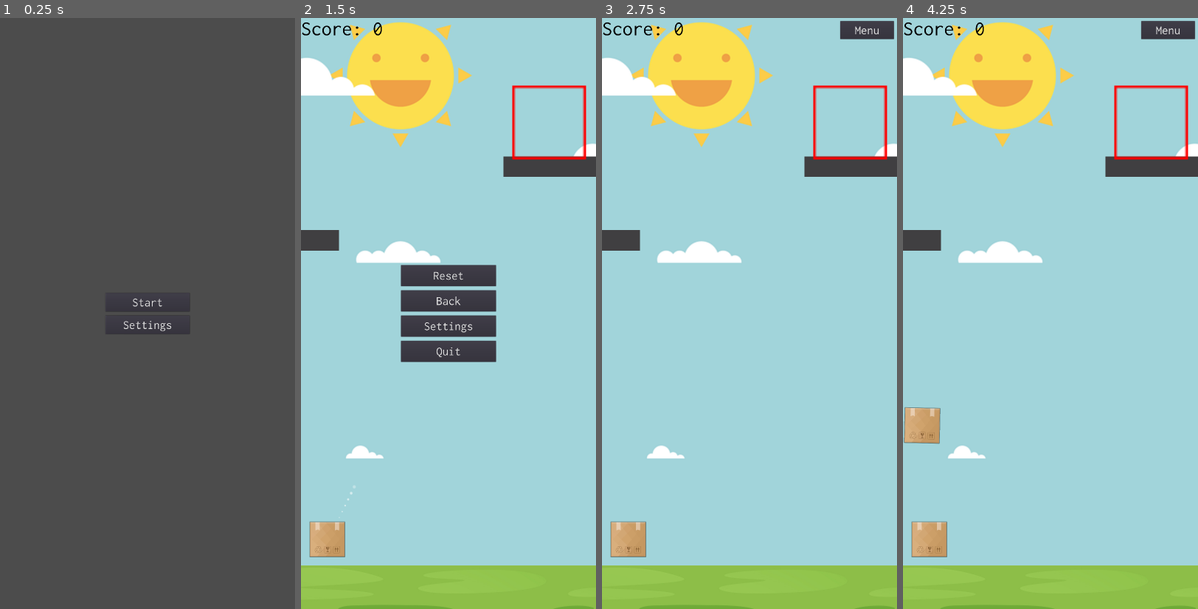
Above: before the commit, frames 1-4 (left to right).
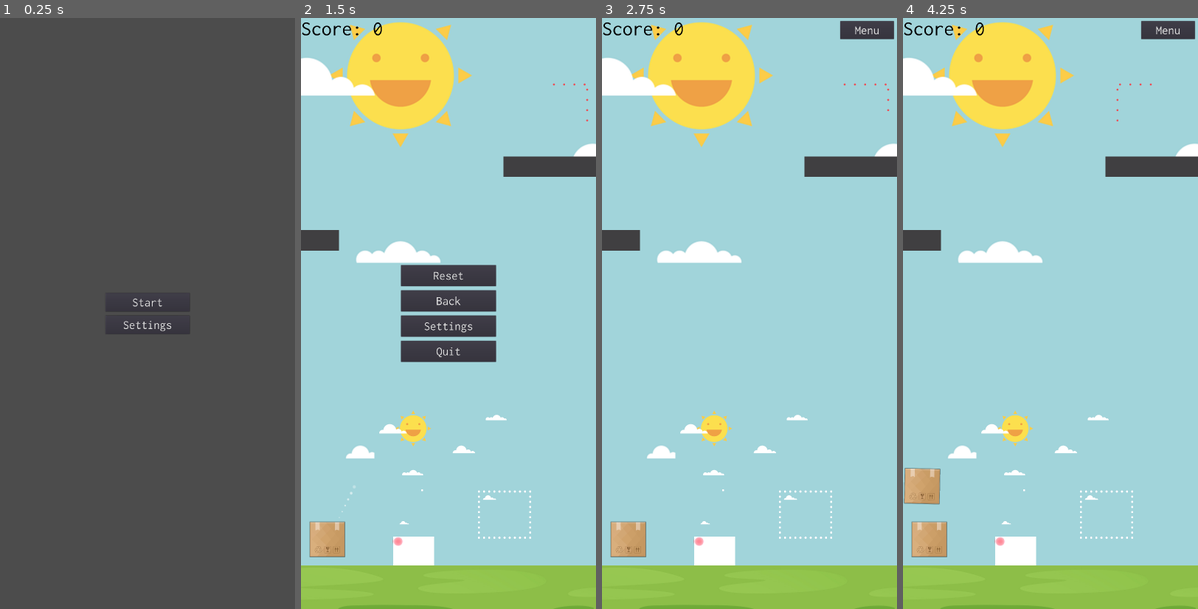
Above: after the commit, the same moments.

Repository: yakoup46/mygame
Game: Godot game, scene res://UI.tscn
Same seed, same stepped clock (60 frames per second), same inputs: the game is played once before the commit and once after it.
Inputs (mouse positions are in pixels of both pictures, inside the frame that each line leads up to):
- Up to frame 1 (0.25 s): no input
- Up to frame 2 (1.5 s): click "Start" at 0.5 s; click "Menu" at 1.25 s
- Up to frame 3 (2.75 s): click "Reset" at 2 s
- Up to frame 4 (4.25 s): tap Enter at 2.75 s; move the mouse to (1115, 283) at 2.77 s; click (1115, 283) at 2.92 s; tap Space at 3.5 s; drag from (991, 343) to (929, 538) at 3.52 s

The runs differ from the first frame. In frame 2, 2.1% of the frame differs, in the area x 24-98%, y 11-93%; in frame 3, 2.1%; in frame 4, 3.6%, in the area x 0-97%, y 11-93%.

Commit message:
some stuff

Diff:
--- a/Box/RigidBody2D.gd
+++ b/Box/RigidBody2D.gd
@@ -27,7 +27,7 @@
 			#var extra = 2000 + ((1 - (window.x/float(1440))) * 2000)
 			#print(extra)
 
-				apply_central_impulse(Vector2(dir.x, -sqrt(abs(dir.y*(8000)))))
+				apply_central_impulse(Vector2(dir.x, -sqrt(abs(dir.y*(2000)))))
 				angular_velocity = dir.normalized().x
 
 func _physics_process(delta):
--- /dev/null
+++ b/Dots.gd
@@ -0,0 +1,87 @@
+extends Node2D
+
+export (Texture) var circle
+
+var sprite
+
+var glow
+var noglow
+
+var dots = []
+var onDot = 0
+var mDot
+
+var _timer
+
+func _ready():
+	glow = CanvasItemMaterial.new()
+	glow.blend_mode = BLEND_MODE_ADD
+
+	noglow = CanvasItemMaterial.new()
+	noglow.blend_mode = BLEND_MODE_DISABLED
+
+	sprite = Sprite.new()
+	sprite.texture = circle
+	sprite.material = glow
+
+	_timer = Timer.new()
+	add_child(_timer)
+
+	_timer.connect("timeout", self, "_on_Timer_timeout")
+	_timer.set_wait_time(0.05)
+	_timer.set_one_shot(false) # Make sure it loops
+	_timer.start()
+
+	build_box()
+	pass
+
+func _on_Timer_timeout():
+	mDot.position = dots[onDot].position
+#	var lastDot = dots[onDot - 1]
+#	var dot = dots[onDot]
+#
+#	if (dot.material.blend_mode == BLEND_MODE_ADD):
+#		dot.material = noglow
+#		lastDot.material = glow
+#	else:
+#		dot.material = glow
+#		lastDot.material = noglow
+#
+	onDot += 1
+#
+	if (onDot >= dots.size()):
+		onDot = 0
+
+func build_box():
+	for i in range(0, 10):
+		var c = sprite.duplicate()
+
+		c.position = Vector2(i * 25, 0)
+		add_child(c)
+		dots.append(c)
+
+	for i in range(0, 10):
+		var c = sprite.duplicate()
+
+		c.position = Vector2(250, i * 25)
+		add_child(c)
+		dots.append(c)
+
+	for i in range(0, 10):
+		var c = sprite.duplicate()
+
+		c.position = Vector2(225 - (i * 25), 225)
+		add_child(c)
+		dots.append(c)
+
+	for i in range(1, 9):
+		var c = sprite.duplicate()
+
+		c.position = Vector2(0, 225 - (i * 25))
+		add_child(c)
+		dots.append(c)
+
+	mDot = sprite.duplicate()
+	mDot.position = Vector2(0,0)
+	mDot.modulate = Color.green
+	add_child(mDot)
--- /dev/null
+++ b/Dots.shader
@@ -0,0 +1,20 @@
+shader_type canvas_item;
+
+vec4 sample_glow_pixel(sampler2D tex, vec2 uv) {
+    float hdr_threshold = 0.1; // Exagerated, almost everything will glow
+    return max(textureLod(tex, uv, 2.0) - hdr_threshold, vec4(0.0));
+}
+
+void fragment() {
+    vec2 ps = SCREEN_PIXEL_SIZE;
+    // Get blurred color from pixels considered glowing
+    vec4 col0 = sample_glow_pixel(SCREEN_TEXTURE, SCREEN_UV + vec2(-ps.x, 0));
+    vec4 col1 = sample_glow_pixel(SCREEN_TEXTURE, SCREEN_UV + vec2(ps.x, 0));
+    vec4 col2 = sample_glow_pixel(SCREEN_TEXTURE, SCREEN_UV + vec2(0, -ps.y));
+    vec4 col3 = sample_glow_pixel(SCREEN_TEXTURE, SCREEN_UV + vec2(0, ps.y));
+
+    vec4 col = texture(SCREEN_TEXTURE, SCREEN_UV);
+    vec4 glowing_col = 0.25 * (col0 + col1 + col2 + col3);
+
+    COLOR = vec4(col.rgb + glowing_col.rgb, col.a);
+}
--- /dev/null
+++ b/Dots.tres
@@ -0,0 +1,4 @@
+[gd_resource type="CanvasItemMaterial" format=2]
+
+[resource]
+blend_mode = 1
--- /dev/null
+++ b/Dots.tscn
@@ -0,0 +1,37 @@
+[gd_scene load_steps=8 format=2]
+
+[ext_resource path="res://Dots.gd" type="Script" id=1]
+[ext_resource path="res://red_circle.png" type="Texture" id=2]
+[ext_resource path="res://sky.png" type="Texture" id=3]
+[ext_resource path="res://Dots.shader" type="Shader" id=4]
+[ext_resource path="res://bdot.png" type="Texture" id=5]
+
+[sub_resource type="ShaderMaterial" id=2]
+shader = ExtResource( 4 )
+
+[sub_resource type="CanvasItemMaterial" id=1]
+blend_mode = 1
+
+[node name="Dots" type="Node2D"]
+position = Vector2( 498.465, 654.788 )
+script = ExtResource( 1 )
+circle = ExtResource( 2 )
+
+[node name="sky" type="Sprite" parent="."]
+position = Vector2( -157.793, -40.1462 )
+texture = ExtResource( 3 )
+
+[node name="red_circle4" type="Sprite" parent="."]
+position = Vector2( -394.851, 243.804 )
+scale = Vector2( 5, 5 )
+texture = ExtResource( 2 )
+
+[node name="bdot" type="Sprite" parent="."]
+material = SubResource( 2 )
+position = Vector2( -318.405, 319.671 )
+texture = ExtResource( 5 )
+
+[node name="red_circle2" type="Sprite" parent="."]
+material = SubResource( 1 )
+position = Vector2( -277.544, -6.20624 )
+texture = ExtResource( 2 )
--- a/Game.gd
+++ b/Game.gd
@@ -52,12 +52,12 @@
 		add_child(currentBox)
 
 	if (score == 1):
+		$LandingZone.get_node("Red").visible = true
+		$Playground.visible = false
+
+	if (score == 0):
 		$LandingZone.get_node("Red").visible = false
 		$Playground.visible = true
-
-	if (score == 0):
-		$LandingZone.get_node("Red").visible = true
-		$Playground.visible = false
 
 func isInside(area, box):
 	var boxPos = box.global_position
--- a/Game.tscn
+++ b/Game.tscn
@@ -9,6 +9,7 @@
 [ext_resource path="res://LandingZone.tscn" type="PackedScene" id=7]
 [ext_resource path="res://Inconsolata.otf" type="DynamicFontData" id=8]
 [ext_resource path="res://Playground.tscn" type="PackedScene" id=9]
+[ext_resource path="res://Dots.tscn" type="PackedScene" id=10]
 
 [sub_resource type="PhysicsMaterial" id=1]
 rough = true
@@ -76,3 +77,6 @@
 [node name="Playground" parent="." instance=ExtResource( 9 )]
 position = Vector2( 1046.93, 674.276 )
 z_index = 1
+
+[node name="Dots" parent="." instance=ExtResource( 10 )]
+position = Vector2( 868.733, 2307.77 )
--- a/TweenNode.gd
+++ b/TweenNode.gd
@@ -22,7 +22,6 @@
 
 # Enums
 
-
 func _init(texture, position, i):
 	sprite = Sprite.new()
 	sprite.texture = texture
--- a/project.godot
+++ b/project.godot
@@ -36,4 +36,5 @@
 
 [rendering]
 
+environment/default_clear_color=Color( 0.301961, 0.301961, 0.301961, 1 )
 environment/default_environment="res://default_env.tres"
Not shown: 1 places in Game.tscn that only renumber resources
Not shown, changed: export_presets.cfg
Binary file changed: red_circle.png
Not shown, added: Boxed.apk
